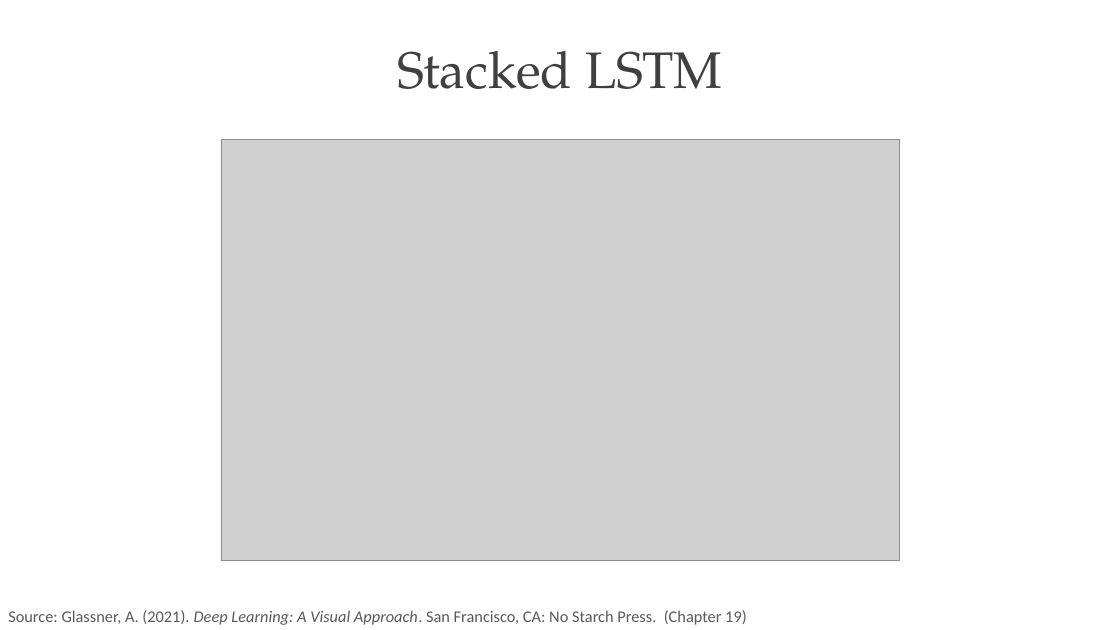
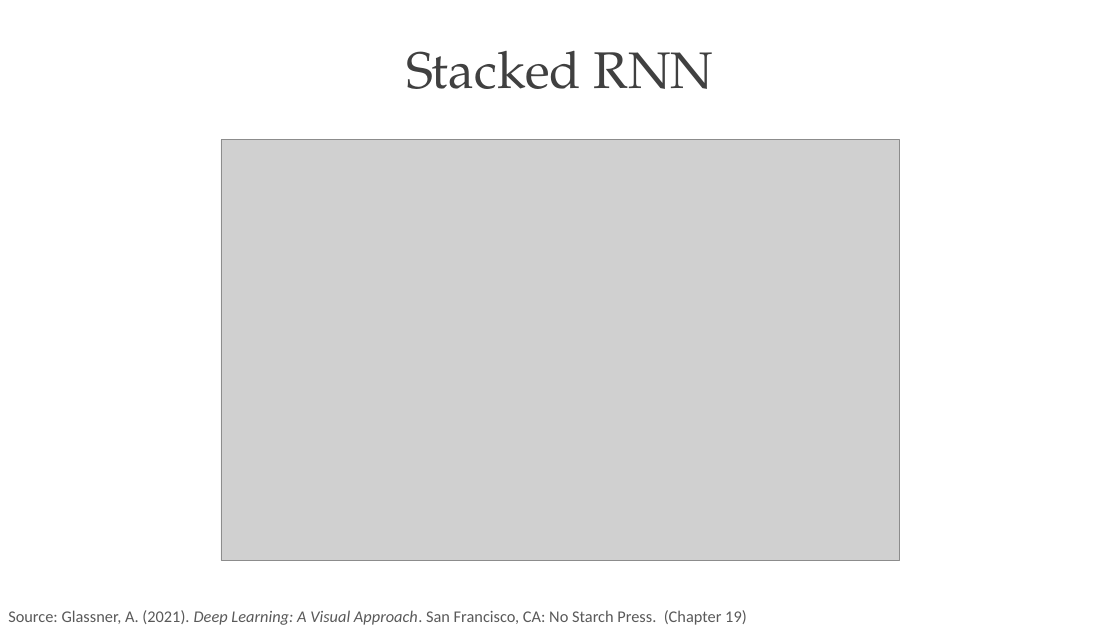
Before and after one commit to PracticumAI/rnn, a slide deck: slide 6 of presentations/02_lstm_gru.pptx. Drawn at 1120x630 pixels with LibreOffice and Linux fonts; fonts in the diff are those of the drawing; grey boxes stand for pictures. Boxes give left, top, right and bottom in pixels: in the first picture for what was removed or moved away, otherwise in the second. Text is boxed around its words. In the diff, an @@ line names an element or a change of style, - is before the commit and + after.

```diff
--- a/presentations/02_lstm_gru.pptx
+++ b/presentations/02_lstm_gru.pptx
@@ title at bbox=[406, 51, 714, 89]: text changed @@
-Stacked LSTM
+Stacked RNN
```
